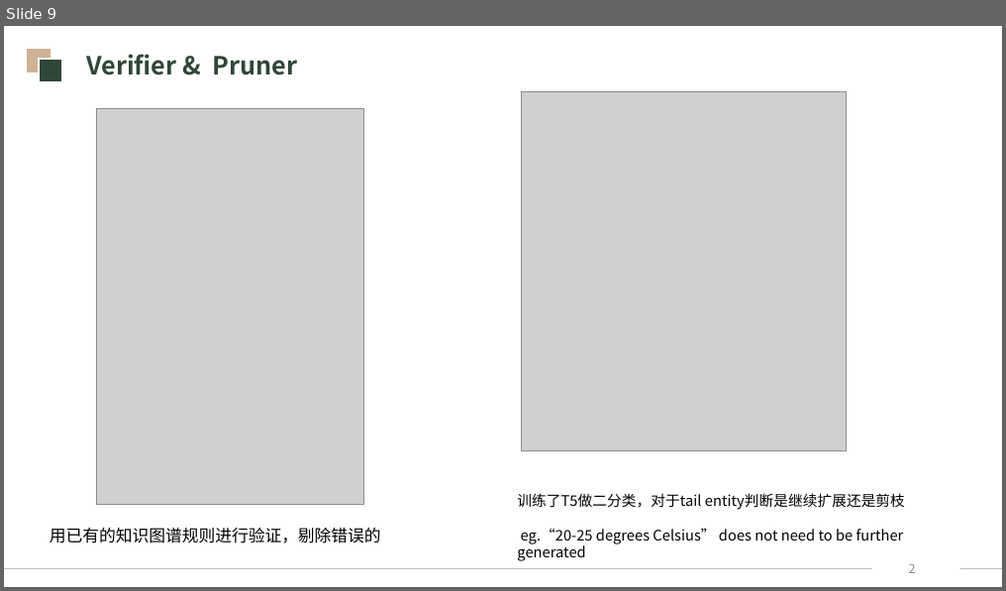
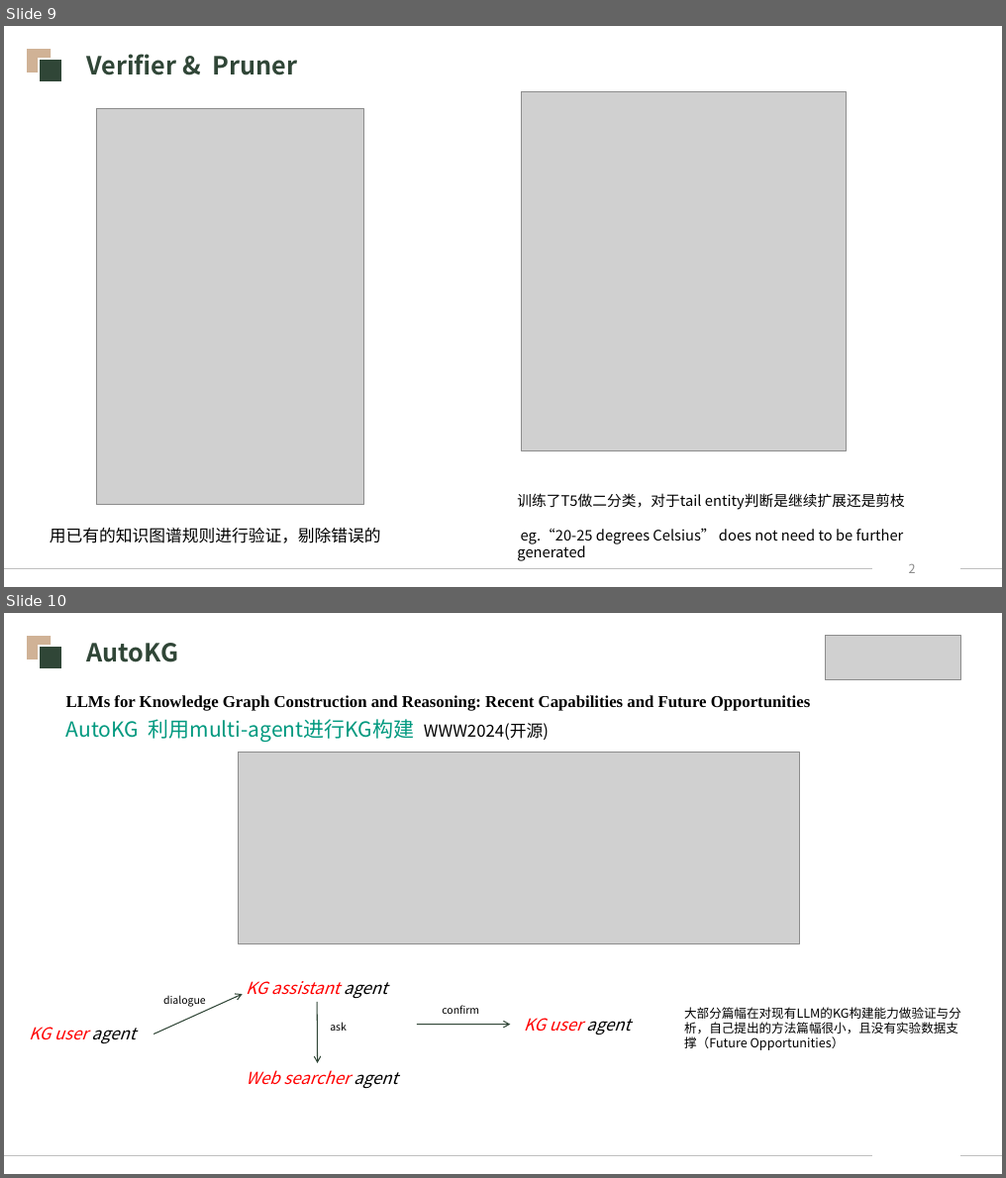
Before and after one commit to NKKCCB/Rec-Home, a slide deck: paper/LLM进行KG构建.pptx. Shown one above the other, each under a label of ours: slide 9 before the commit, slides 9 and 10 after it. The pictures are 1006x591 and 1006x1178 pixels, drawn with LibreOffice and Linux fonts; fonts in the diff are those of the drawing; grey boxes stand for pictures. Boxes give left, top, right and bottom in pixels: in the first picture for what was removed or moved away, otherwise in the second. Text is boxed around its words. In the diff, an @@ line names an element or a change of style, - is before the commit and + after.

```diff
--- a/paper/LLM进行KG构建.pptx
+++ b/paper/LLM进行KG构建.pptx
@@ slide 10 added at (4,613,1002,1174), background #FFFFFF; not listed: 4 template elements that a slide beside it also shows @@
@@ picture added at (826,635,960,679) @@
@@ text added at (87,643,179,663), 24 pt, text #304637, bold @@
+AutoKG
@@ text added at (66,695,810,711), 16 pt, text #000000, bold @@
+LLMs for Knowledge Graph Construction and Reasoning: Recent Capabilities and Future Opportunities
@@ text added at (66,719,548,742), 20 pt, text #00997F @@
+AutoKG 利用multi-agent进行KG构建 WWW2024(开源)
@@ picture added at (239,753,799,944) @@
@@ arrow added from (153, 1035) to (242, 994), #304637 1 pt @@
@@ text added at (163,995,206,1007), 10 pt, text #000000 @@
+dialogue
@@ text added at (246,981,387,999), 16 pt, text #FF0000, italic @@
+KG assistant agent
@@ text added at (29,1027,135,1044), 16 pt, text #FF0000, italic @@
+KG user agent
@@ arrow added from (317, 1002) to (318, 1063), #304637 1 pt @@
@@ text added at (330,1022,347,1031), 10 pt, text #000000 @@
+ask
@@ arrow added from (417, 1025) to (510, 1025), #304637 1 pt @@
@@ text added at (442,1005,479,1014), 10 pt, text #000000 @@
+confirm
@@ text added at (524,1018,630,1036), 16 pt, text #FF0000, italic @@
+KG user agent
@@ text added at (684,1007,961,1051), 12 pt, text #000000 @@
+大部分篇幅在对现有LLM的KG构建能力做验证与分析，自己提出的方法篇幅很小，且没有实验数据支撑（Future Opportunities）
@@ text added at (246,1070,397,1089), 16 pt, text #FF0000, italic @@
+Web searcher agent
```
Also in this commit, not shown: 1 slide changed, 5 other files.
